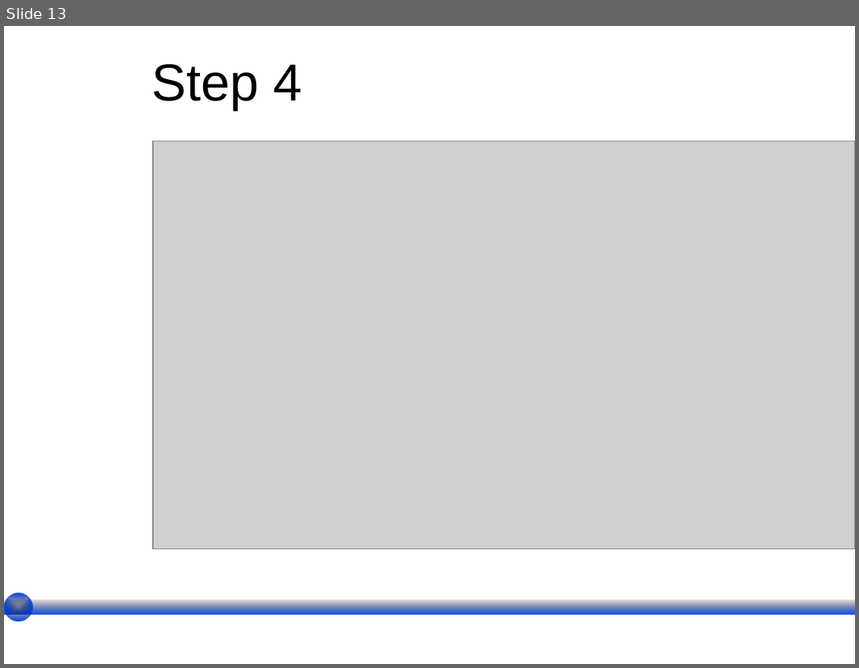
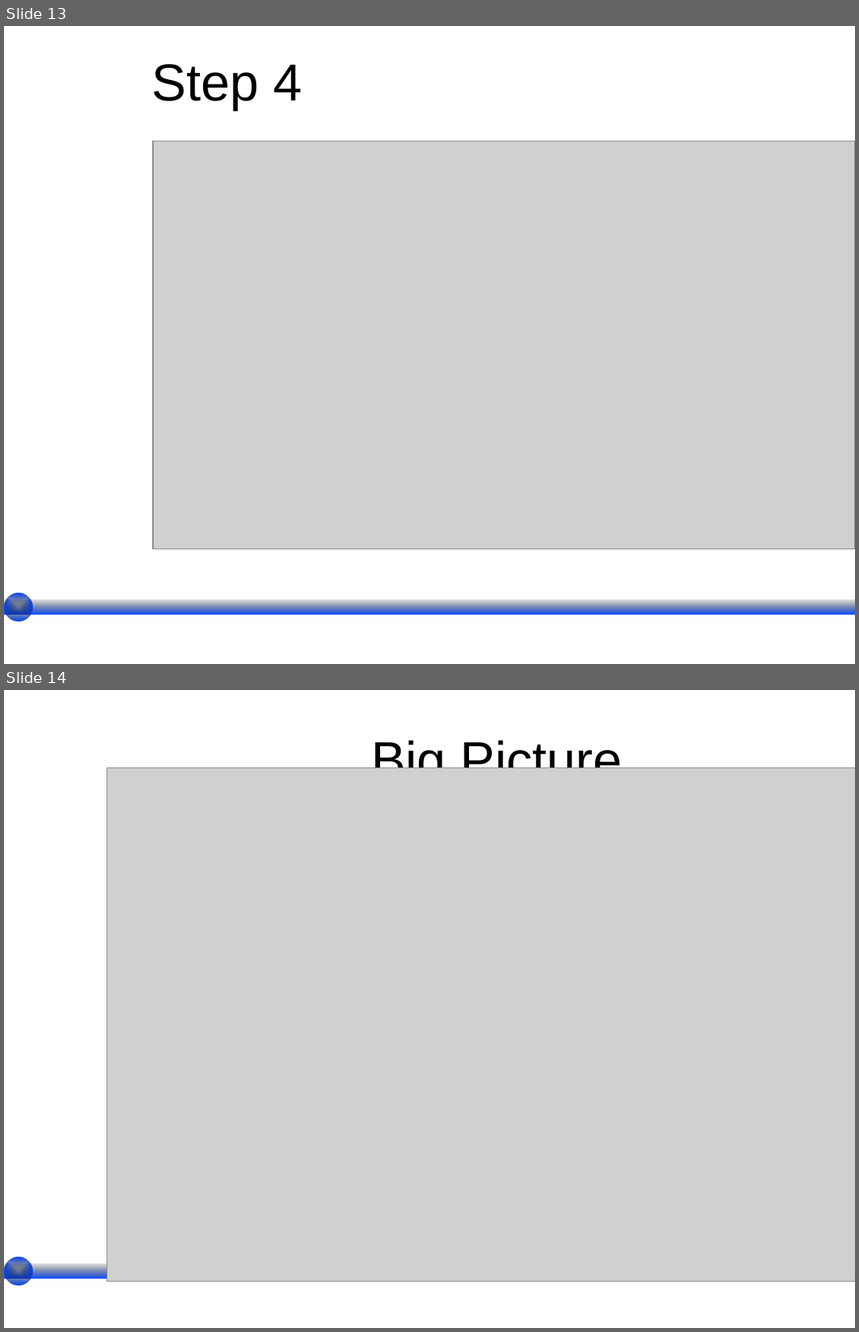
Before and after one commit to wesreisz/cis411-lightningTalks, a slide deck: Satterly_LightningTalkTemplate.ppt. Shown one above the other, each under a label of ours: slide 13 before the commit, slides 13 and 14 after it. The pictures are 859x668 and 859x1332 pixels, drawn with LibreOffice and Linux fonts; fonts in the diff are those of the drawing; grey boxes stand for pictures; background and template pictures are left out. Boxes give left, top, right and bottom in pixels: in the first picture for what was removed or moved away, otherwise in the second. Text is boxed around its words. In the diff, an @@ line names an element or a change of style, - is before the commit and + after.

```diff
--- a/Satterly_LightningTalkTemplate.ppt
+++ b/Satterly_LightningTalkTemplate.ppt
@@ slide 14 added at (4, 690, 855, 1328), background picture (left out) @@
@@ title added at (371, 737, 623, 768), 44 pt, text #000000 @@
+Big Picture
@@ picture added at (107, 768, 855, 1281) @@
@@ ellipse added at (4, 1258, 32, 1286), fill gradient #000000 to #0047FF @@
@@ rectangle added at (4, 1265, 855, 1279), fill gradient #000000 to #0047FF @@
```
Also in this commit, not shown: 1 slide changed, 3 other slides added, 5 slides removed, 1 other file.
